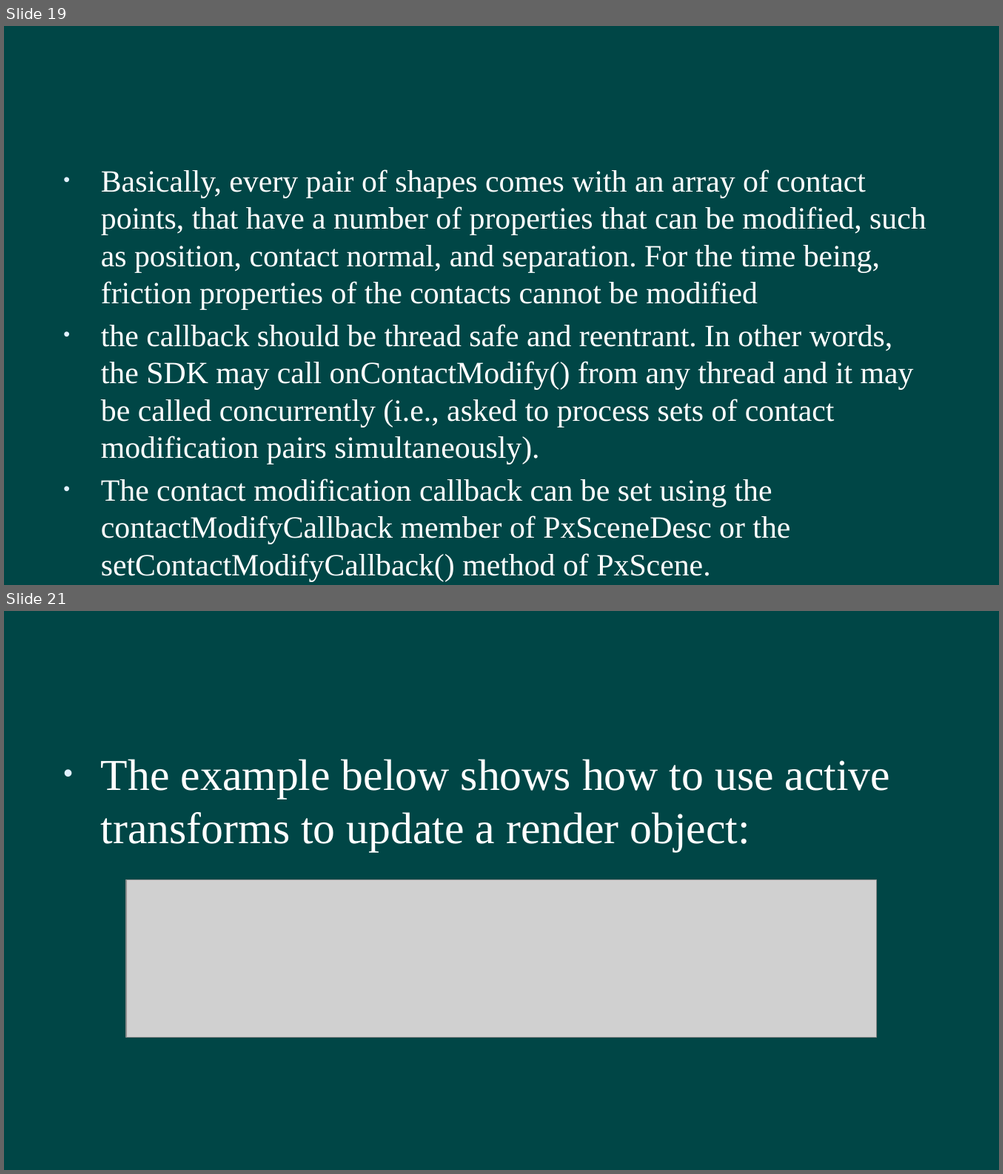
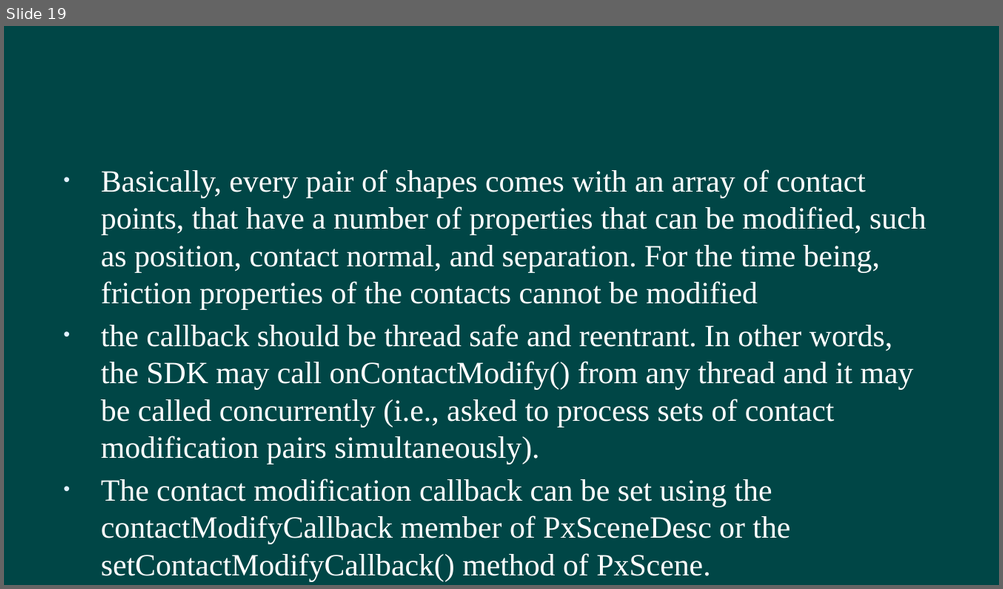
Before and after one commit to hanhonglei/Course_GamePhysics, a slide deck: Slides/7 Callbacks and Customization/Callbacks and Customization.pptx. Shown one above the other, each under a label of ours: slides 19 and 21 before the commit, slide 19 after it; the slides between them are not shown. The pictures are 1003x1174 and 1003x589 pixels, drawn with LibreOffice and Linux fonts; fonts in the diff are those of the drawing; grey boxes stand for pictures; background and template pictures are left out. Boxes give left, top, right and bottom in pixels: in the first picture for what was removed or moved away, otherwise in the second. Text is boxed around its words. In the diff, an @@ line names an element or a change of style, - is before the commit and + after.

```diff
--- a/Slides/7 Callbacks and Customization/Callbacks and Customization.pptx
+++ b/Slides/7 Callbacks and Customization/Callbacks and Customization.pptx
@@ slide 21 removed at [4, 611, 999, 1170], background #004646 @@
@@ text removed at [101, 759, 890, 851] @@
-• The example below shows how to use active transforms to update a render object:
@@ picture removed at [126, 880, 876, 1038] @@
```
Also in this commit, not shown: 2 slides changed, 2 slides added, 1 other slide removed, 12 other files.
